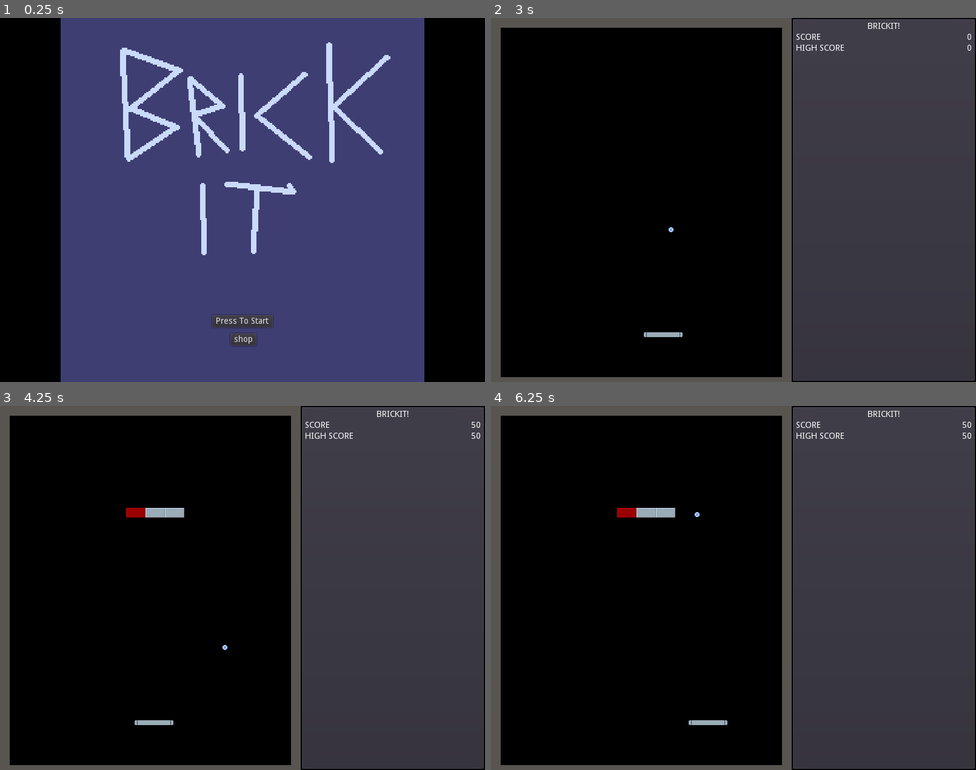
Above: before the commit, frames 1-4 (two rows, left to right).
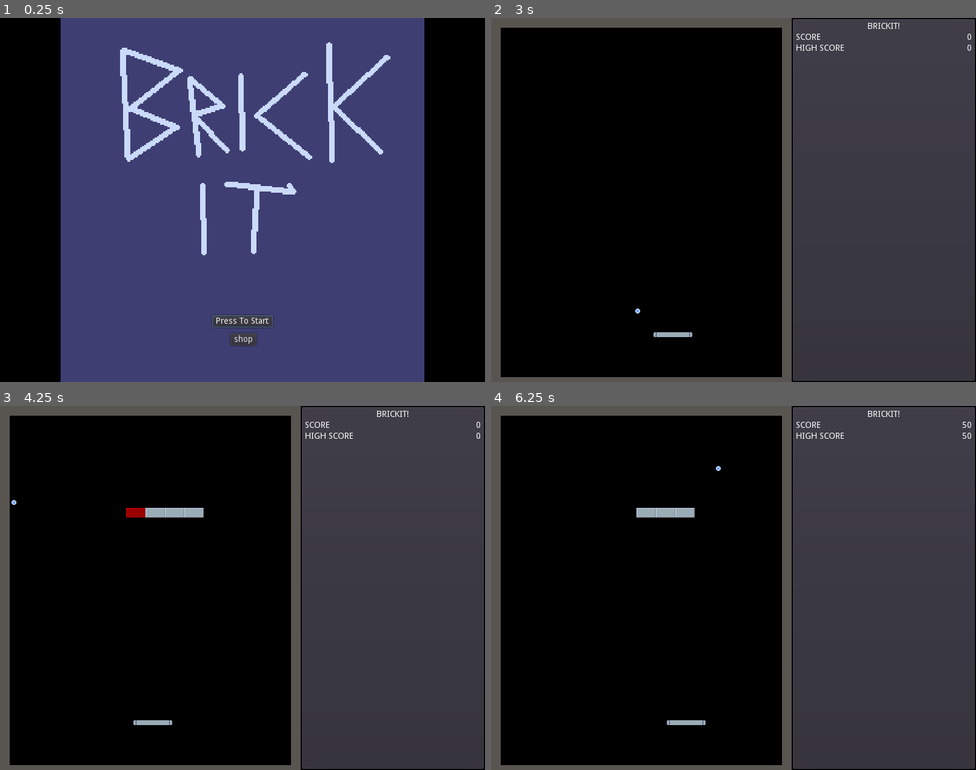
Above: after the commit, the same moments.

Repository: YeOldeDM/brickit
Game: Godot game, scene res://Title/Title.tscn
Same seed, same stepped clock (60 frames per second), same inputs: the game is played once before the commit and once after it.
Inputs:
- Up to frame 1 (0.25 s): no input
- Up to frame 2 (3 s): click "shop" at 0.5 s; click "Back To Menu" at 1.25 s; click "Press To Start" at 2 s; tap Enter at 2.75 s; hold Right (ui_right) from 2.78 s (still down); tap Space (space_bar, bound only before the commit) at 2.85 s
- Up to frame 3 (4.25 s): release Right (ui_right) at 3.53 s; hold Left (ui_left) from 3.53 s (still down); tap Space (space_bar, bound only before the commit) at 3.6 s
- Up to frame 4 (6.25 s): release Left (ui_left) at 4.28 s; hold Right (ui_right) 4.28-5.78 s; tap Space (space_bar, bound only before the commit) at 4.35, 5.1, 5.75, 5.85 s; hold Left (ui_left) from 5.78 s (still down)

The runs differ from the first frame. In frame 1, less than 0.1% of the frame differs, in the area x 43-57%, y 81-85%; in frame 2, less than 0.1%; in frame 3, 0.2%; in frame 4, 0.4%, in the area x 26-49%, y 16-88%.

Commit message:
fix ball physics, add controller support

Diff:
--- a/PROJECT/Ball/Ball.gd
+++ b/PROJECT/Ball/Ball.gd
@@ -2,10 +2,10 @@
 
 # Minimum absolute speed limits
 # Keep the balls moving well
-const XLIMIT = 60
-const YLIMIT = 300
+const XLIMIT = 260
+const YLIMIT = 260
 # How much ball is deflected left/right when hitting the edge of the paddle
-const PADDLE_DEFLECT = 130
+const PADDLE_DEFLECT = 120
 
 var velocity = Vector2(180,600) #must begin with some Y velocity!
 
@@ -21,8 +21,8 @@
 		if col: #bounce off of solids
 			velocity = velocity.bounce( motion.normal )
 			if col.is_in_group("paddle"): # Deflect when hitting the paddle.
-				var x_diff = col.position.x - position.x
-				velocity.x -= x_diff * PADDLE_DEFLECT
+				var x_diff =  position.x - col.position.x
+				velocity.x = x_diff * PADDLE_DEFLECT
 			# if we hit a brick
 			if col.is_in_group("brick"):
 				col.queue_free()
@@ -36,7 +36,7 @@
 		break
 
 	#if player pressed space bar while the ball isnt moving then give ball velocity
-	if Input.is_action_just_pressed("space_bar") and velocity == Vector2(0,0):
+	if Input.is_action_just_pressed("launch_ball") and velocity == Vector2(0,0):
 		velocity = -Vector2(180,600)
 
 	# maintain a constant vertical speed
--- a/PROJECT/Paddle/Paddle.gd
+++ b/PROJECT/Paddle/Paddle.gd
@@ -1,7 +1,9 @@
 extends KinematicBody2D
 
-var SPEED = 200
+var SPEED = 280
 var _y
+
+var JOY_DEADZONE = 0.1
 
 signal send_paddle_pos()
 
@@ -14,6 +16,9 @@
 	var RIGHT = Input.is_action_pressed("ui_right")
 
 	var input = int(RIGHT)-int(LEFT)
+	var joy_x = Input.get_joy_axis(0,0)
+	if abs(joy_x) > JOY_DEADZONE:
+		input = joy_x
 
 	move_and_collide( Vector2( input*SPEED,0 )*delta )
 
--- a/PROJECT/Title/Title.gd
+++ b/PROJECT/Title/Title.gd
@@ -1,4 +1,7 @@
 extends Control
+
+func _ready():
+	$Start.grab_focus()
 
 func _on_start_pressed():
 	get_tree().change_scene( "res://Game/Game.tscn" )
--- a/PROJECT/Title/Title.tscn
+++ b/PROJECT/Title/Title.tscn
@@ -3,7 +3,7 @@
 [ext_resource path="res://Title/Title.gd" type="Script" id=1]
 [ext_resource path="res://Assets/Gfx/title_screen.png" type="Texture" id=2]
 
-[node name="Title" type="Control"]
+[node name="Title" type="Control" index="0"]
 
 anchor_left = 0.0
 anchor_top = 0.0
@@ -33,7 +33,7 @@
 expand = true
 stretch_mode = 6
 
-[node name="start" type="Button" parent="." index="1"]
+[node name="Start" type="Button" parent="." index="1"]
 
 anchor_left = 0.0
 anchor_top = 0.0
@@ -59,7 +59,7 @@
 align = 1
 _sections_unfolded = [ "Rect" ]
 
-[node name="shop" type="Button" parent="." index="2"]
+[node name="Shop" type="Button" parent="." index="2"]
 
 anchor_left = 0.0
 anchor_top = 0.0
@@ -85,6 +85,6 @@
 align = 1
 _sections_unfolded = [ "Rect" ]
 
-[connection signal="pressed" from="start" to="." method="_on_start_pressed"]
+[connection signal="pressed" from="Start" to="." method="_on_start_pressed"]
 
-[connection signal="pressed" from="shop" to="." method="_on_shop_pressed"]
+[connection signal="pressed" from="Shop" to="." method="_on_shop_pressed"]
--- a/PROJECT/project.godot
+++ b/PROJECT/project.godot
@@ -47,7 +47,8 @@
 
 [input]
 
-space_bar=[ Object(InputEventKey,"resource_local_to_scene":false,"resource_name":"","device":0,"alt":false,"shift":false,"control":false,"meta":false,"command":false,"pressed":false,"scancode":32,"unicode":0,"echo":false,"script":null)
+launch_ball=[ Object(InputEventKey,"resource_local_to_scene":false,"resource_name":"","device":0,"alt":false,"shift":false,"control":false,"meta":false,"command":false,"pressed":false,"scancode":32,"unicode":0,"echo":false,"script":null)
+, Object(InputEventJoypadButton,"resource_local_to_scene":false,"resource_name":"","device":0,"button_index":0,"pressure":0.0,"pressed":false,"script":null)
  ]
 pause=[ Object(InputEventKey,"resource_local_to_scene":false,"resource_name":"","device":0,"alt":false,"shift":false,"control":false,"meta":false,"command":false,"pressed":false,"scancode":80,"unicode":0,"echo":false,"script":null)
  ]
